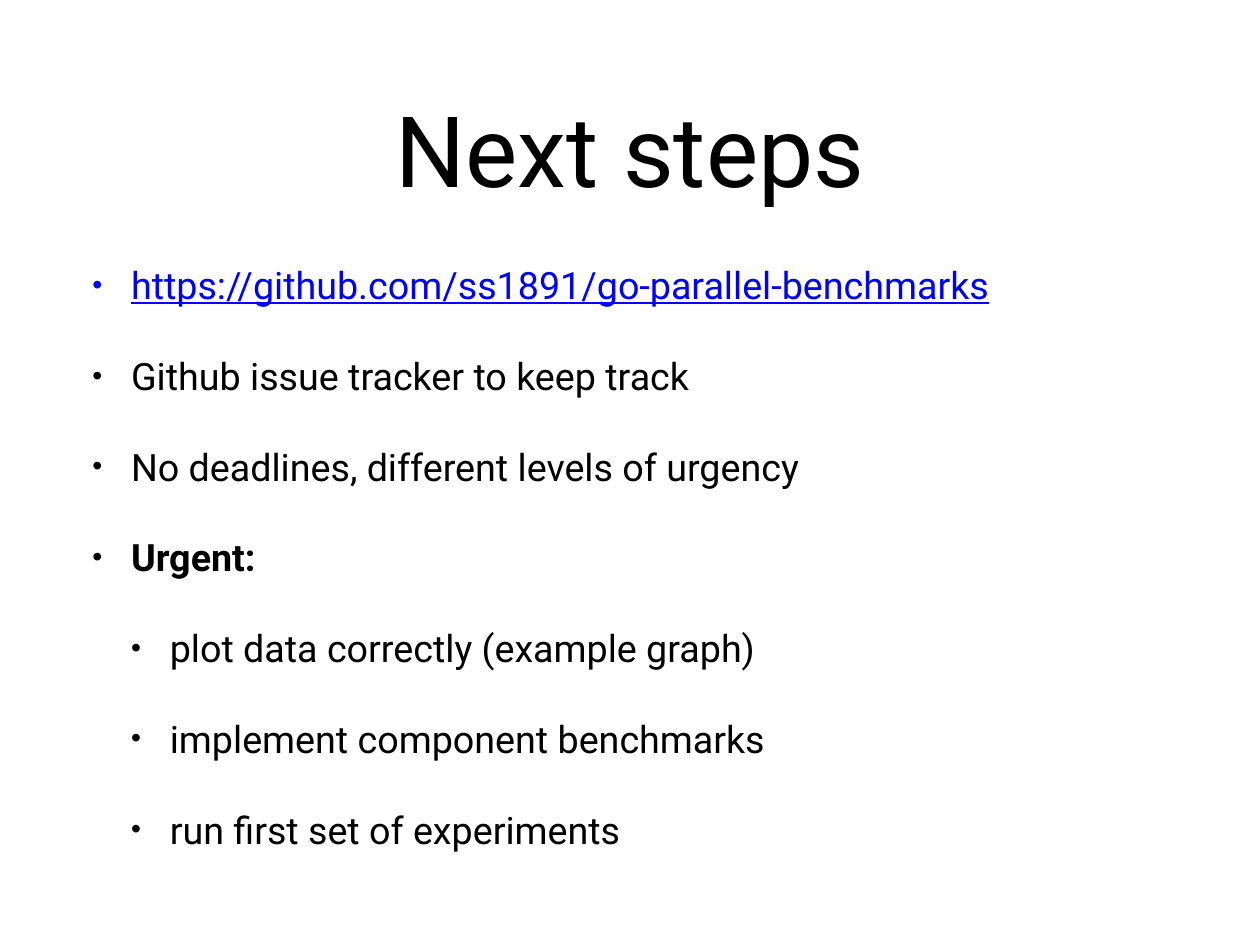
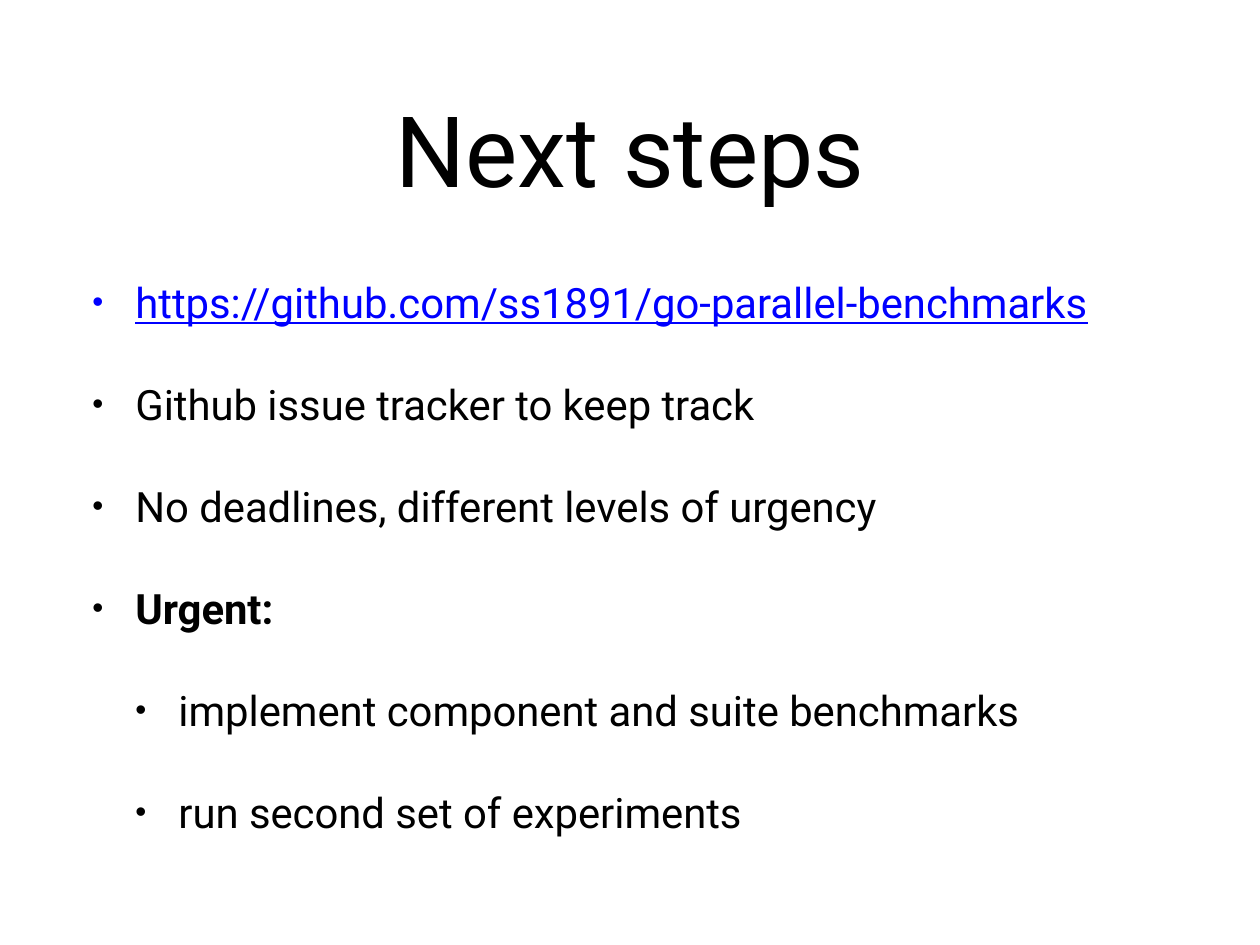
Before and after one commit to simpajj/go-parallel-benchmarks, a slide deck: slide 5 of presentation/presentation.pptx (slide 6 before the commit). Drawn at 1260x945 pixels with LibreOffice and Linux fonts; fonts in the diff are those of the drawing. Boxes give left, top, right and bottom in pixels: in the first picture for what was removed or moved away, otherwise in the second. Text is boxed around its words. In the diff, an @@ line names an element or a change of style, - is before the commit and + after.

Commit message:
updated presentation

```diff
--- a/presentation/presentation.pptx
+++ b/presentation/presentation.pptx
@@ text at bbox=[135, 286, 1087, 633]: size 30.6 to 34 pt in "https://github.com/ss1891/go-parallel-benchmarks", "Github issue tracker to keep track", "No deadlines, different levels of urgency", "Urgent:"; indent changed; more space between paragraphs @@
@@ text at bbox=[178, 694, 1019, 837]: text changed; size 30.6 to 34 pt @@
-  • plot data correctly (example graph)
-  • implement component benchmarks
-  • run first set of experiments
+  • implement component and suite benchmarks
+  • run second set of experiments
```
Also in this commit, not shown: 1 other slide changed, 1 slide removed, 9 other files.
